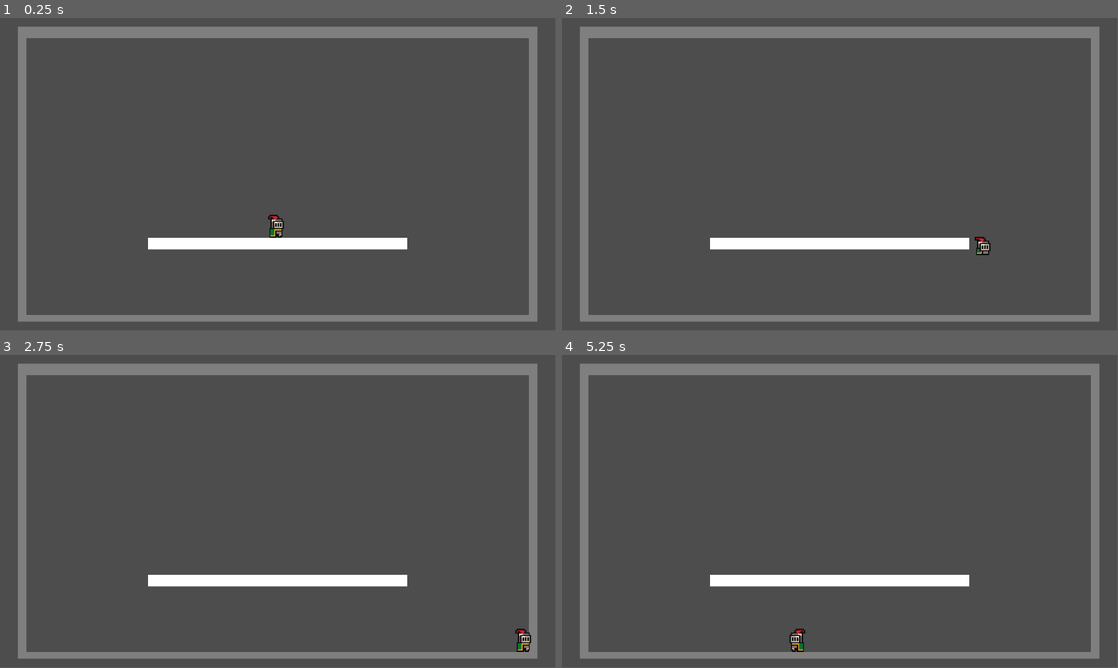
Above: before the commit, frames 1-4 (two rows, left to right).
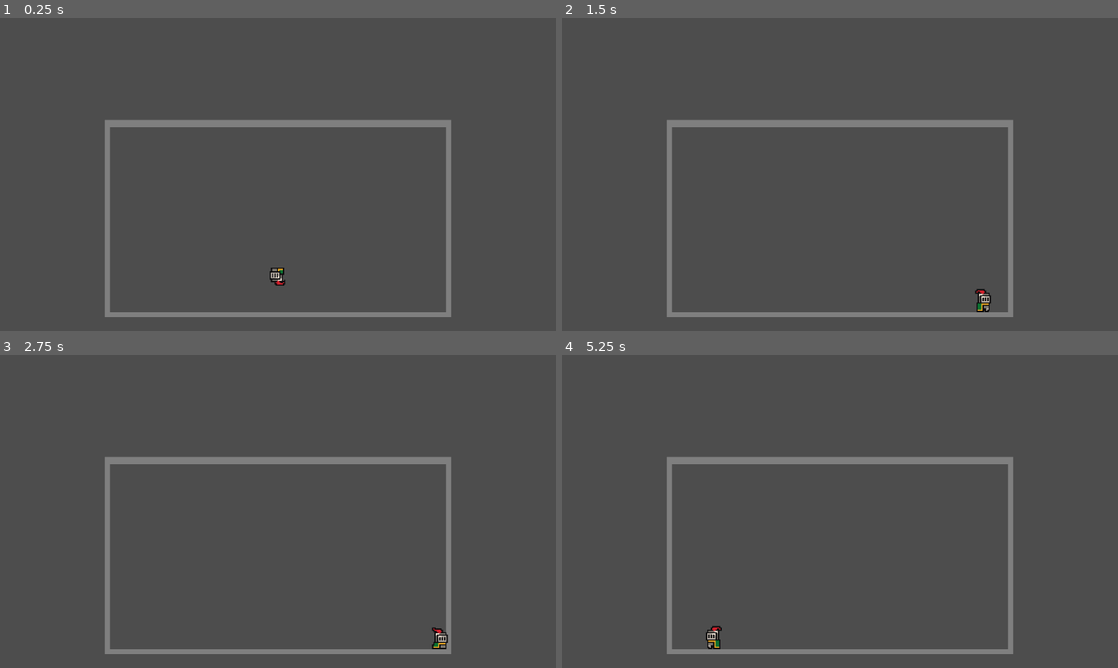
Above: after the commit, the same moments.

Repository: OutOfNet/First-Bullet-Hell
Game: Godot game, scene res://Scenes/Levels/Baseplate/Baseplate.tscn
Same seed, same stepped clock (60 frames per second), same inputs: the game is played once before the commit and once after it.
Inputs:
- Up to frame 1 (0.25 s): no input
- Up to frame 2 (1.5 s): hold D (right_input) 0.53-1.28 s; tap W (jump_input) at 0.77 s; hold S (down_input) from 1.28 s (still down)
- Up to frame 3 (2.75 s): tap W (jump_input) at 1.52 s; release S (down_input) at 2.03 s; hold D (right_input) from 2.03 s (still down)
- Up to frame 4 (5.25 s): tap W (jump_input) at 3.02, 3.77, 4.52 s; release D (right_input) at 3.53 s; hold A (left_input) 3.53-5.03 s; hold S (down_input) from 5.03 s (still down)
In our replay, the window is 799x449 before the commit and 800x450 after it. These sizes can differ from the game's own. Grey fills any space a smaller window leaves; there, only what the larger window draws over its background counts as a difference.

The runs differ from the first frame. In frame 1, 13% of the frame differs, in the area x 3-97%, y 2-98%; in frame 2, 13%; in frame 3, 13%; in frame 4, 13%.

Commit message:
Removed Platform & changed scaling.
Removed the platform in the baseplate scene and changed some settings to make the game scale better with different screen resolutions

Diff:
--- a/Scenes/Levels/Baseplate/Baseplate.tscn
+++ b/Scenes/Levels/Baseplate/Baseplate.tscn
@@ -1,21 +1,9 @@
-[gd_scene load_steps=4 format=2]
+[gd_scene load_steps=3 format=2]
 
 [ext_resource path="res://Scenes/Player/player.tscn" type="PackedScene" id=1]
 [ext_resource path="res://Scripts/game_camera/game_camera.gd" type="Script" id=2]
 
-[sub_resource type="RectangleShape2D" id=1]
-extents = Vector2( 92, 4 )
-
 [node name="Baseplate" type="Node2D"]
-
-[node name="StaticBody2D" type="StaticBody2D" parent="."]
-scale = Vector2( -1.46461, -1.46461 )
-
-[node name="CollisionShape2D" type="CollisionShape2D" parent="StaticBody2D"]
-shape = SubResource( 1 )
-
-[node name="Polygon2D" type="Polygon2D" parent="StaticBody2D"]
-polygon = PoolVector2Array( -92, 4, 92, 4, 92, -4, -92, -4 )
 
 [node name="ScreenBorder" type="StaticBody2D" parent="."]
 position = Vector2( 1, -219 )
@@ -35,7 +23,7 @@
 position = Vector2( 0, -29 )
 
 [node name="Camera2D" type="Camera2D" parent="."]
-position = Vector2( 0, -72 )
+position = Vector2( 0, -140 )
 current = true
-zoom = Vector2( 0.5, 0.5 )
+zoom = Vector2( 0.75, 0.75 )
 script = ExtResource( 2 )
--- a/Scenes/Player/player.tscn
+++ b/Scenes/Player/player.tscn
@@ -121,6 +121,7 @@
 } ]
 
 [node name="Player" type="Node2D"]
+scale = Vector2( 1.5, 1.5 )
 
 [node name="KinematicBody2D" type="KinematicBody2D" parent="."]
 script = ExtResource( 2 )
--- a/Scenes/Player/player_management.gd
+++ b/Scenes/Player/player_management.gd
@@ -4,14 +4,15 @@
 # Declare member variables here. Examples:
 # var a = 2
 # var b = "text"
-export var speed = 200
-export var fall_acceleration = 750
-const jump_force = 350
+export var speed = 300
+export var fall_acceleration = 1125
+const jump_force = 400
+const base_max_fall_speed = 250
 var velocity = Vector2.ZERO
 var direction := Input.get_axis("left_input", "right_input")
 var is_mid_air = false
 var has_jumped = false
-var max_fall_speed = 250
+var max_fall_speed = 375
 
 func _input(_event):
 	if Input.is_action_pressed("left_input") == true:
@@ -21,9 +22,9 @@
 	if Input.is_action_just_pressed("jump_input"):
 		velocity.y -= jump_force
 	elif Input.is_action_just_pressed("down_input"):
-		max_fall_speed = 500
+		max_fall_speed = base_max_fall_speed * 2
 	elif Input.is_action_just_released("down_input"):
-		max_fall_speed = 250
+		max_fall_speed = base_max_fall_speed
 
 # Called when the node enters the scene tree for the first time.
 func _ready():
@@ -38,10 +39,10 @@
 		$AnimatedSprite.play("idle")
 	elif velocity.x != 0 && velocity.y == 0:
 		$AnimatedSprite.play("run")
-	else:
+	elif velocity.y != 0:
 		$AnimatedSprite.play("mid_air")
-	if velocity.y < -250:
-		velocity.y = -250
+	if velocity.y < -jump_force:
+		velocity.y = -jump_force
 	elif velocity.y > max_fall_speed:
 		velocity.y = max_fall_speed
 	velocity.x = speed * direction
--- a/project.godot
+++ b/project.godot
@@ -10,7 +10,7 @@
 
 [application]
 
-config/name="Test"
+config/name="First_Bullet_Hell"
 run/main_scene="res://Scenes/Levels/Baseplate/Baseplate.tscn"
 
 [display]
@@ -19,6 +19,7 @@
 window/size/height=648
 window/size/resizable=false
 window/size/fullscreen=true
+window/stretch/mode="viewport"
 window/stretch/aspect="keep"
 
 [global]
@@ -48,7 +49,6 @@
 jump_input={
 "deadzone": 0.5,
 "events": [ Object(InputEventKey,"resource_local_to_scene":false,"resource_name":"","device":0,"alt":false,"shift":false,"control":false,"meta":false,"command":false,"pressed":false,"scancode":0,"physical_scancode":87,"unicode":0,"echo":false,"script":null)
-, Object(InputEventJoypadButton,"resource_local_to_scene":false,"resource_name":"","device":0,"button_index":12,"pressure":0.0,"pressed":false,"script":null)
 , Object(InputEventKey,"resource_local_to_scene":false,"resource_name":"","device":0,"alt":false,"shift":false,"control":false,"meta":false,"command":false,"pressed":false,"scancode":0,"physical_scancode":16777232,"unicode":0,"echo":false,"script":null)
 , Object(InputEventJoypadButton,"resource_local_to_scene":false,"resource_name":"","device":0,"button_index":0,"pressure":0.0,"pressed":false,"script":null)
 , Object(InputEventKey,"resource_local_to_scene":false,"resource_name":"","device":0,"alt":false,"shift":false,"control":false,"meta":false,"command":false,"pressed":false,"scancode":0,"physical_scancode":32,"unicode":0,"echo":false,"script":null)
Not shown, changed: export_presets.cfg
Not shown, added: .gitignore
